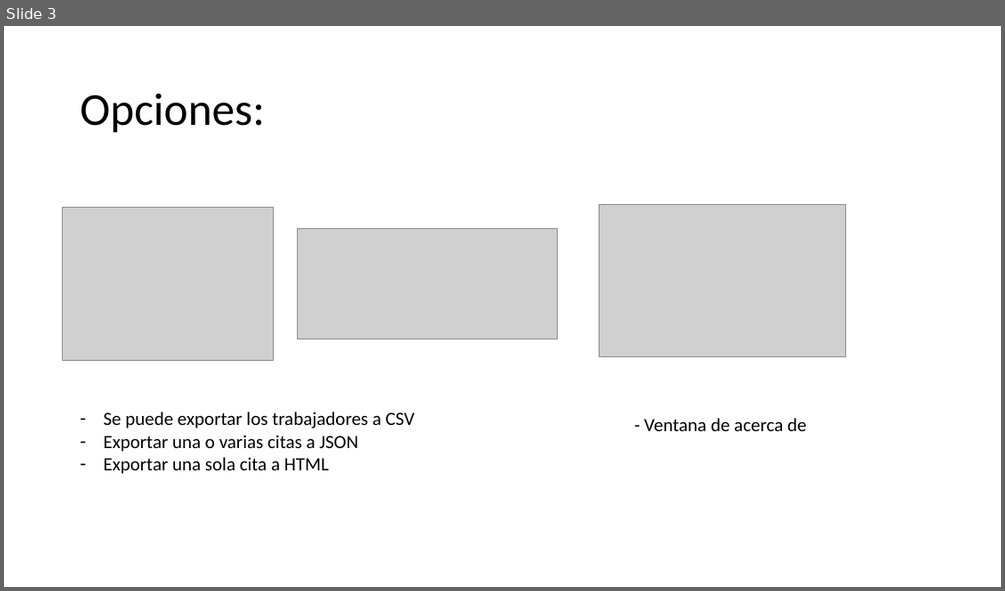
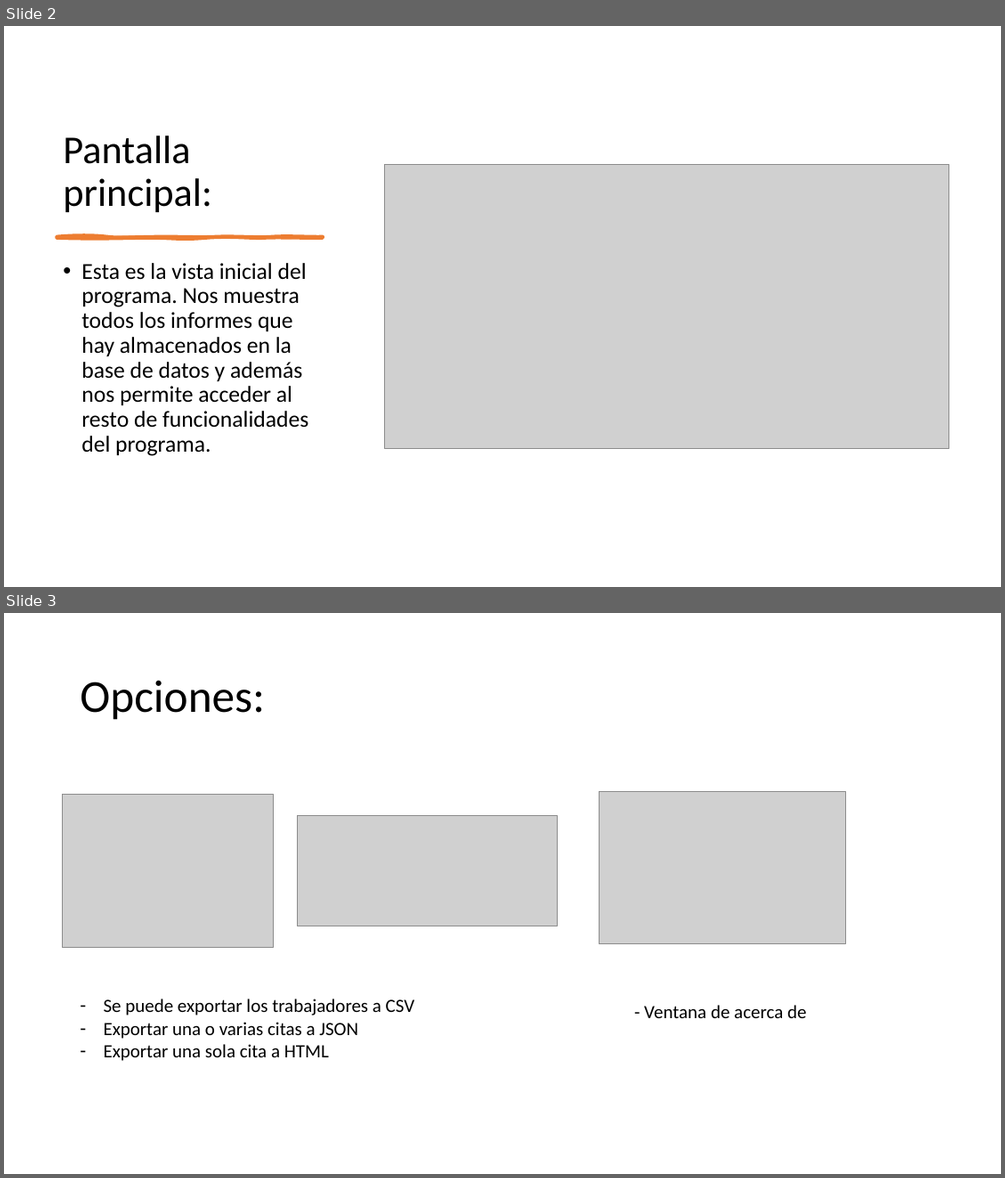
Before and after one commit to JiaChengZhang14/Proyecto_Grupal-ITV, a slide deck: comun/PresentacionITV.pptx. Shown one above the other, each under a label of ours: slide 3 before the commit, slides 2 and 3 after it. The pictures are 1005x591 and 1005x1178 pixels, drawn with LibreOffice and Linux fonts; fonts in the diff are those of the drawing; grey boxes stand for pictures. Boxes give left, top, right and bottom in pixels: in the first picture for what was removed or moved away, otherwise in the second. Text is boxed around its words. In the diff, an @@ line names an element or a change of style, - is before the commit and + after.

```diff
--- a/comun/PresentacionITV.pptx
+++ b/comun/PresentacionITV.pptx
@@ slide 2 added at (x1=4, y1=26, x2=1001, y2=587), background #FFFFFF @@
@@ title added at (x1=56, y1=79, x2=336, y2=219), 38 pt, text #000000 @@
+Pantalla principal:
@@ picture added at (x1=385, y1=164, x2=949, y2=448) @@
@@ freeform shape added at (x1=57, y1=236, x2=323, y2=238), fill #ED7D31, outline #ED7D31 3 pt @@
@@ text added at (x1=81, y1=263, x2=308, y2=456), 22 pt, text #000000 @@
+• Esta es la vista inicial del programa. Nos muestra todos los informes que hay almacenados en la base de datos y además nos permite acceder al resto de funcionalidades del programa.
```
Also in this commit, not shown: 9 slides changed, 6 other slides added, 1 slide removed, 2 other files.
